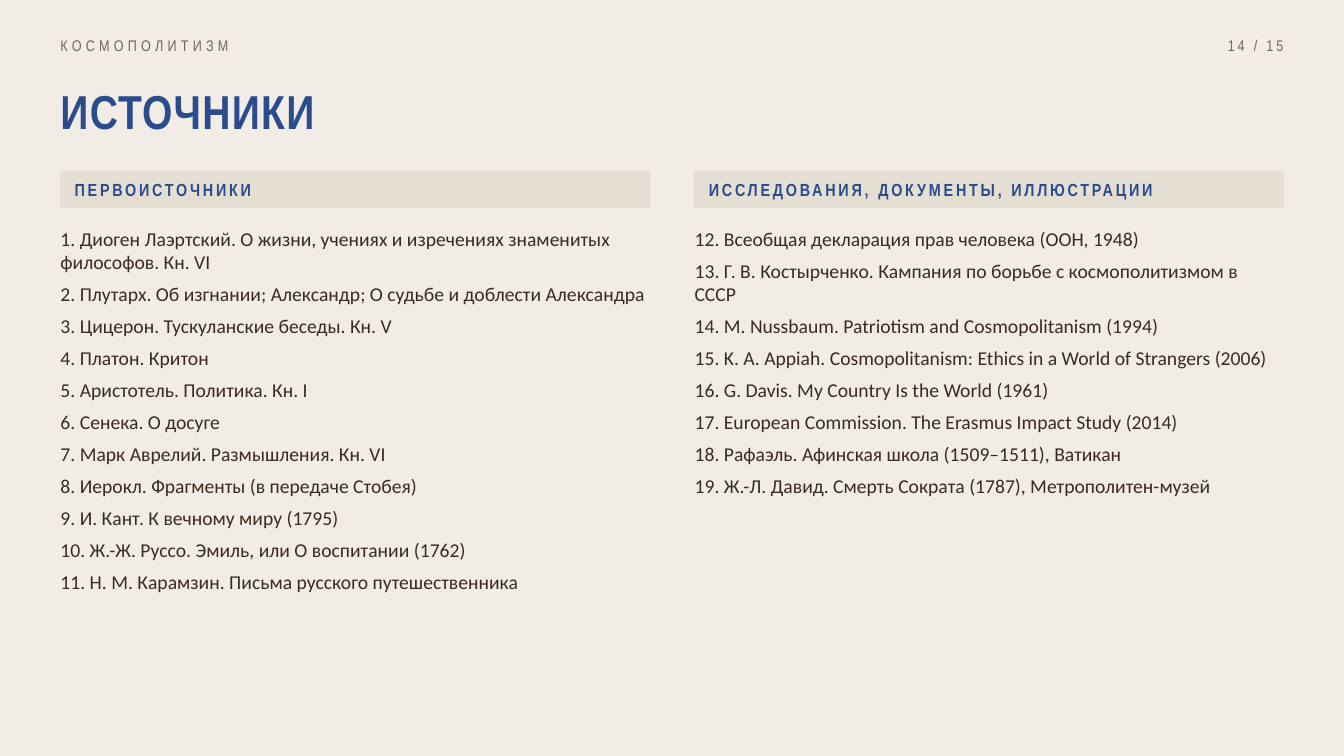
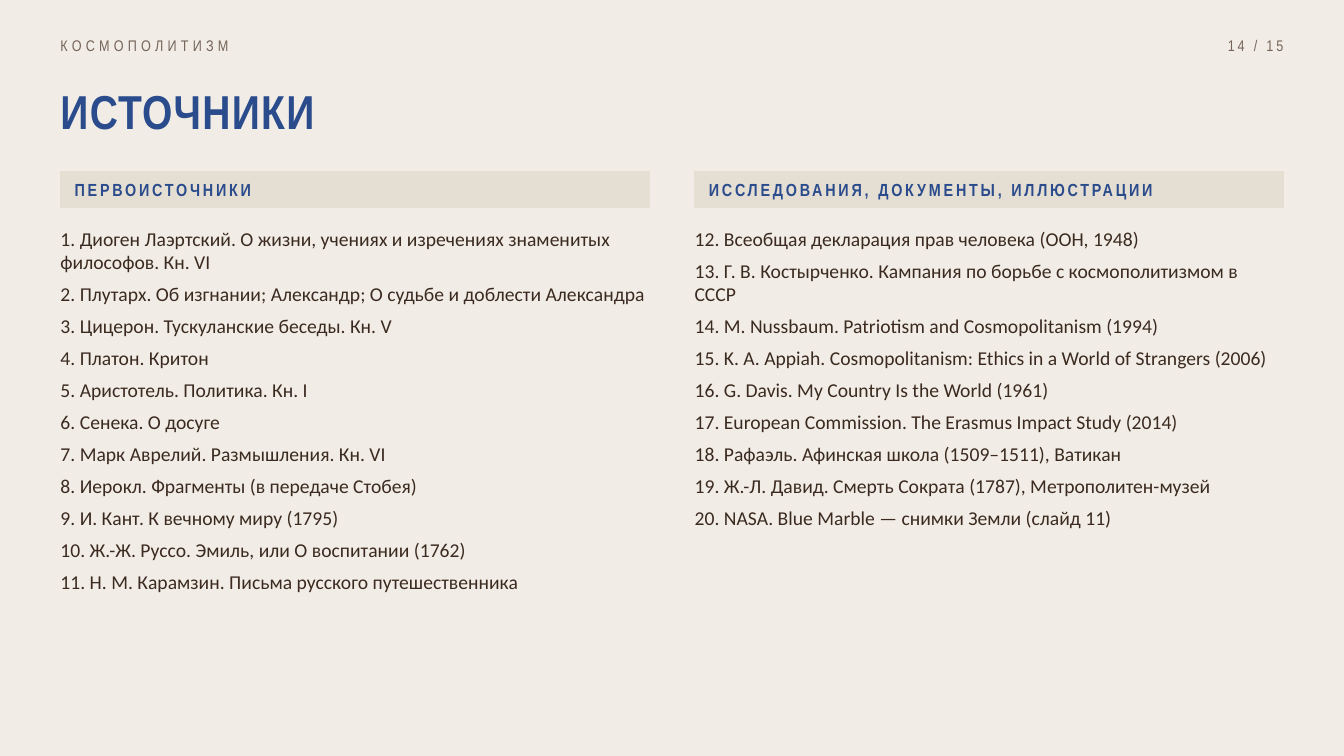
Before and after one commit to danok12/danok12, a slide deck: slide 14 of prezentatsii/kosmopolitizm/kosmopolitizm.pptx. Drawn at 1344x756 pixels with LibreOffice and Linux fonts; fonts in the diff are those of the drawing. Boxes give left, top, right and bottom in pixels: in the first picture for what was removed or moved away, otherwise in the second. Text is boxed around its words. In the diff, an @@ line names an element or a change of style, - is before the commit and + after.

```diff
--- a/prezentatsii/kosmopolitizm/kosmopolitizm.pptx
+++ b/prezentatsii/kosmopolitizm/kosmopolitizm.pptx
@@ text at [695, 511, 1111, 529]: paragraph added @@
+20. NASA. Blue Marble — снимки Земли (слайд 11)
```
Also in this commit, not shown: 1 other slide changed, 5 other files.
